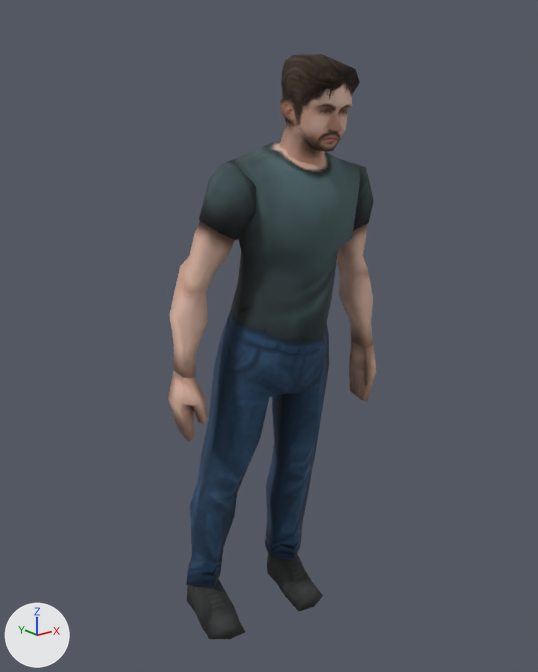
Before and after pictures for a commit that changed the glTF model assets/animations/3D/player/Untitled.glb.
The view is the same before and after, from a 50 mm camera at (-1.314, -1.603, 1.549) aimed at (-0.007, 0.03, 0.896). Lighting does not change. The marker at lower left points along +X, +Y and +Z. The first picture is the older version.

Objects in the first picture: 'male_player'.
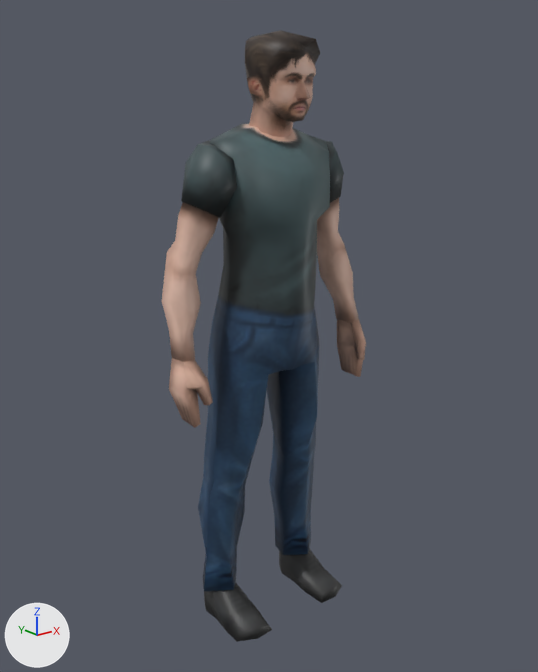
Location of each change, (x1, y1, x2, y2) in pixels of the pictures (538 x 672 px):
```json
{"object": "male_player", "change": "moved, turned", "before": [168, 54, 376, 639], "after": [162, 30, 366, 642]}
```

Edits to the scene script, one JSON object a line:
```json
{"op": "set", "path": "ob_male_player.rotation_euler", "old": "(0.133, 0.0308, -0.114)", "new": "(0.0, 0.0, 0.0)", "note": "degrees (7.6, 1.8, -6.5) -> degrees (0, 0, 0)"}
{"op": "set", "path": "ob_male_player.location", "old": "(-0.017, 0.086, -0.046)", "new": "(0.0, 0.0, 0.0)"}
```
